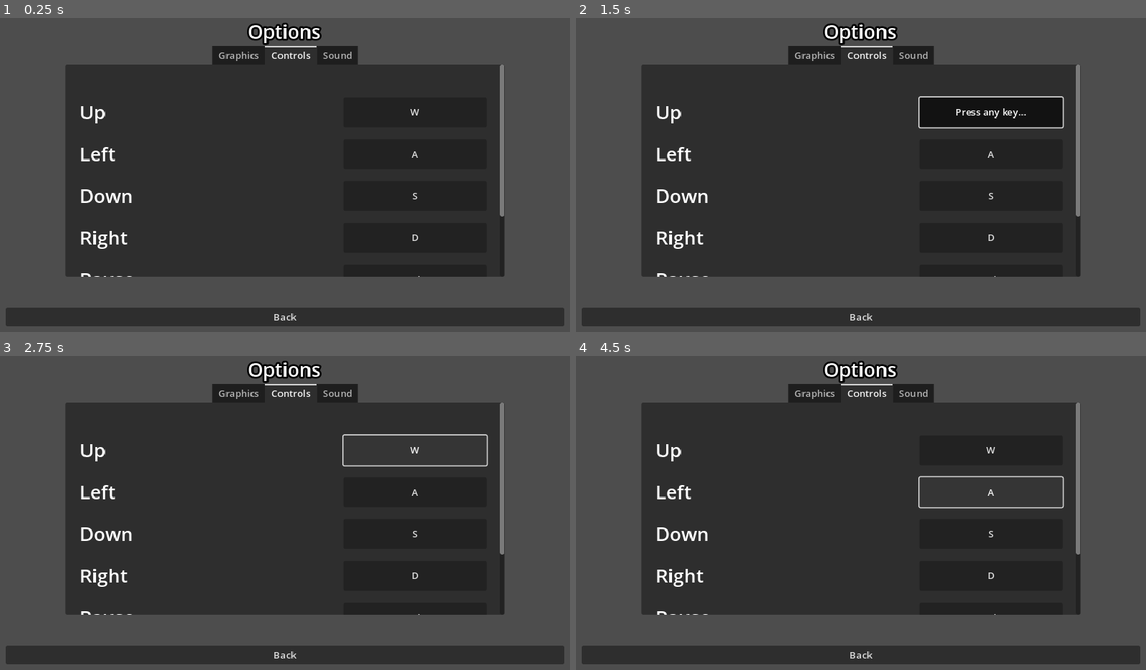
Above: before the commit, frames 1-4 (two rows, left to right).
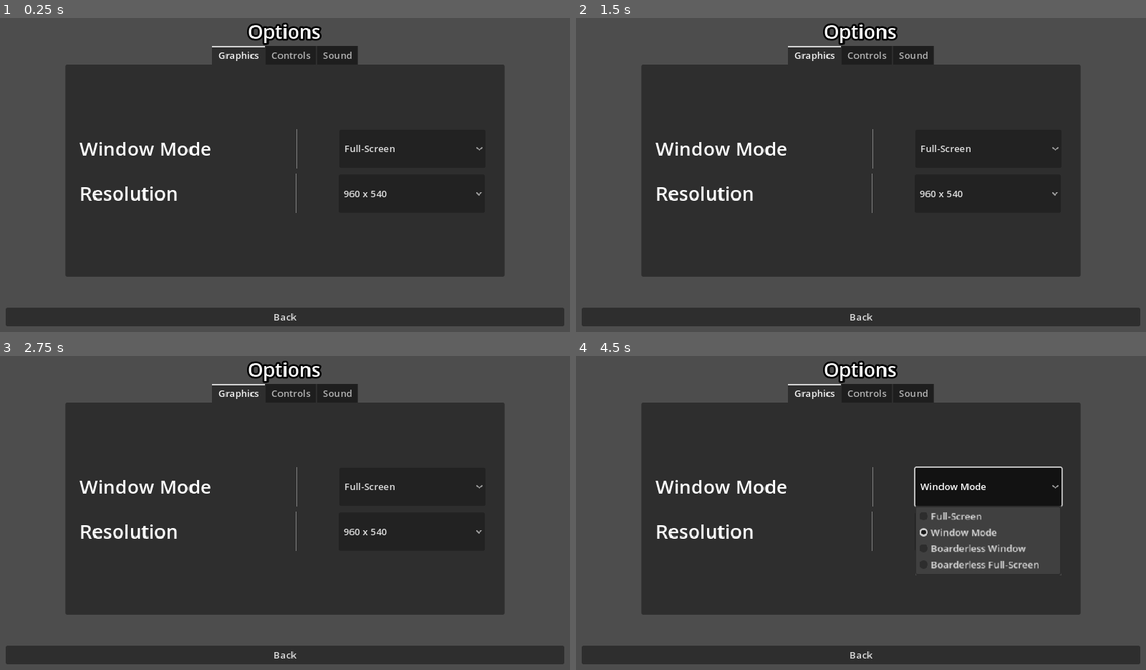
Above: after the commit, the same moments.

Repository: AbridgedDBZ/Project-Decay
Game: Godot game, scene res://Scenes/Menus/options_menu.tscn
The game is run twice, just before and just after one commit, with the same random seed, the same clock (stepped at 60 frames per second) and the same inputs. This scene is started directly instead of the project's main scene.
Inputs (mouse positions are in pixels of both pictures, inside the frame that each line leads up to):
- Up to frame 1 (0.25 s): no input
- Up to frame 2 (1.5 s): click "Back" at 0.5 s; click (992, 112) at 1.25 s, where only the run before the commit has a clickable "W"
- Up to frame 3 (2.75 s): click (416, 450) at 2 s, where only the run before the commit has a clickable "Press any key..."
- Up to frame 4 (4.5 s): click (986, 487) at 2.75 s, where only the run after the commit has a clickable "Full-Screen"; click (986, 531) at 3.5 s, where only the run after the commit has a clickable "960 x 540"; click (986, 487) at 4.25 s, where only the run after the commit has a clickable "Window Mode"

The runs differ from the first frame. In frame 1, 2.1% of the frame differs, in the area x 13-89%, y 8-83%; in frame 2, 4.7%; in frame 3, 2.4%; in frame 4, 8.8%.

Commit message:
created setting save and load files. created 3 new autoloads to help make that happen.

Diff:
--- /dev/null
+++ b/Coding/AutoLoads/save_manager.gd
@@ -0,0 +1,35 @@
+extends Node
+
+const SETTINGS_SAVE_PATH : String = "user://SettingsData.save"
+
+var settings_data_dict : Dictionary = {}
+
+
+func _ready():
+	SettingsSignalBus.set_settings_dictionary.connect(on_settings_save)
+	load_settings_data()
+
+
+func on_settings_save(data : Dictionary) -> void:
+	var save_settings_data_file = FileAccess.open_encrypted_with_pass(SETTINGS_SAVE_PATH, FileAccess.WRITE, "Project-Decay")
+
+	var json_data_string = JSON.stringify(data)
+
+	save_settings_data_file.store_line(json_data_string)
+
+
+
+func load_settings_data() -> void:
+	if not FileAccess.file_exists(SETTINGS_SAVE_PATH):
+		return
+
+	var save_settings_data_file = FileAccess.open_encrypted_with_pass(SETTINGS_SAVE_PATH, FileAccess.READ, "Project-Decay")
+	var loaded_data : Dictionary = {}
+
+	while save_settings_data_file.get_position() < save_settings_data_file.get_length():
+		var json_string = save_settings_data_file.get_line()
+		var json = JSON.new()
+		var _parsed_result = json.parse(json_string)
+
+		loaded_data = json.get_data()
+	SettingsSignalBus.emit_load_settings_data(loaded_data)
--- /dev/null
+++ b/Coding/AutoLoads/settings_data_container.gd
@@ -0,0 +1,93 @@
+extends Node
+
+@onready var DEFAULT_SETTINGS : DefaultSettingsResource = preload("res://Scenes/Resources/Settings/DefaultSettings.tres")
+
+var window_mode_index : int = 0
+var resolution_index : int = 0
+var master_volume : float = 0
+var music_volume : float = 0
+var sfx_volume : float = 0
+
+var loaded_data : Dictionary = {}
+
+
+
+func _ready():
+	handle_signals()
+	create_storage_dictionary()
+
+
+
+func create_storage_dictionary() -> Dictionary:
+	var settings_container_dict : Dictionary = {
+		"window_mode_index" : window_mode_index,
+		"resolution_index" : resolution_index,
+		"master_volume" : master_volume,
+		"music_volume" : music_volume,
+		"sfx_volume" : sfx_volume,
+	}
+	return settings_container_dict
+
+
+
+func get_window_mode_index() -> int:
+	if loaded_data == {}:
+		return DEFAULT_SETTINGS.DEFAULT_WINDOW_MODE_INDEX
+	return window_mode_index
+
+func get_resolution_index() -> int:
+	if loaded_data == {}:
+		return DEFAULT_SETTINGS.DEFAULT_RESOLUTION_INDEX
+	return resolution_index
+
+func get_master_volume() -> float:
+	if loaded_data == {}:
+		return DEFAULT_SETTINGS.DEFAULT_MASTER_VOLUME
+	return master_volume
+
+func get_music_volume() -> float:
+	if loaded_data == {}:
+		return DEFAULT_SETTINGS.DEFAULT_MUSIC_VOLUME
+	return music_volume
+
+func get_sfx_volume() -> float:
+	if loaded_data == {}:
+		return DEFAULT_SETTINGS.DEFAULT_SFX_VOLUME
+	return sfx_volume
+
+
+
+func on_window_mode_selected(index : int) -> void:
+	window_mode_index = index
+
+func on_resolution_selected(index : int) -> void:
+	resolution_index = index
+
+func on_master_sound_set(value : float) -> void:
+	master_volume = value
+
+func on_music_sound_set(value : float) -> void:
+	music_volume = value
+
+func on_sfx_sound_set(value : float) -> void:
+	sfx_volume = value
+
+
+
+func on_settings_data_loaded(data : Dictionary) -> void:
+	loaded_data = data
+	on_window_mode_selected(loaded_data.window_mode_index)
+	on_resolution_selected(loaded_data.resolution_index)
+	on_master_sound_set(loaded_data.master_volume)
+	on_music_sound_set(loaded_data.music_volume)
+	on_sfx_sound_set(loaded_data.sfx_volume)
+
+
+
+func handle_signals() -> void:
+	SettingsSignalBus.on_window_mode_selected.connect(on_window_mode_selected)
+	SettingsSignalBus.on_resolution_selected.connect(on_resolution_selected)
+	SettingsSignalBus.on_master_sound_set.connect(on_master_sound_set)
+	SettingsSignalBus.on_music_sound_set.connect(on_music_sound_set)
+	SettingsSignalBus.on_sfx_sound_set.connect(on_sfx_sound_set)
+	SettingsSignalBus.load_settings_data.connect(on_settings_data_loaded)
--- /dev/null
+++ b/Coding/AutoLoads/settings_signal_bus.gd
@@ -0,0 +1,34 @@
+extends Node
+
+signal on_window_mode_selected(index : int)
+signal on_resolution_selected(index : int)
+signal on_master_sound_set(value : float)
+signal on_music_sound_set(value : float)
+signal on_sfx_sound_set(value : float)
+
+signal set_settings_dictionary(setting_dict : Dictionary)
+signal load_settings_data(settings_dict : Dictionary)
+
+
+func emit_on_window_mode_selected(index : int) -> void:
+	on_window_mode_selected.emit(index)
+
+func emit_on_resolution_selected(index : int) -> void:
+	on_resolution_selected.emit(index)
+
+func emit_on_master_sound_set(value : float) -> void:
+	on_master_sound_set.emit(value)
+
+func emit_on_music_sound_set(value : float) -> void:
+	on_music_sound_set.emit(value)
+
+func emit_on_sfx_sound_set(value : float) -> void:
+	on_sfx_sound_set.emit(value)
+
+
+
+func emit_settings_dictionary(setting_dict : Dictionary) -> void:
+	set_settings_dictionary.emit(setting_dict)
+
+func emit_load_settings_data(settings_dict : Dictionary) -> void:
+	load_settings_data.emit(settings_dict)
--- a/Coding/Menus/audio_slider_settings.gd
+++ b/Coding/Menus/audio_slider_settings.gd
@@ -11,23 +11,47 @@
 func _ready():
 	h_slider.value_changed.connect(on_value_changed)
 	get_bus_name_by_index()
+	load_data()
 	set_name_label_text()
 	set_slider_value()
 
-func set_name_label_text() ->void:
+
+func load_data() -> void:
+	match bus_name:
+		"Master":
+			on_value_changed(SettingsDataContainer.get_master_volume())
+		"Music":
+			on_value_changed(SettingsDataContainer.get_music_volume())
+		"SFx":
+			on_value_changed(SettingsDataContainer.get_sfx_volume())
+
+
+
+func set_name_label_text() -> void:
 	audio_name_lbl.text = str(bus_name) + " Volume"
-
 
 func set_audio_num_label_text() -> void:
 	audio_num_lbl.text = str(h_slider.value * 100) + "%"
 
-func get_bus_name_by_index() ->void:
+func get_bus_name_by_index() -> void:
 	bus_index = AudioServer.get_bus_index(bus_name)
+
+
 
 func set_slider_value() -> void:
 	h_slider.value = db_to_linear(AudioServer.get_bus_volume_db(bus_index))
 	set_audio_num_label_text()
 
+
+
 func on_value_changed(value : float) -> void:
 	AudioServer.set_bus_volume_db(bus_index, linear_to_db(value))
 	set_audio_num_label_text()
+
+	match bus_index:
+		0:
+			SettingsSignalBus.emit_on_master_sound_set(value)
+		1:
+			SettingsSignalBus.emit_on_music_sound_set(value)
+		2:
+			SettingsSignalBus.emit_on_sfx_sound_set(value)
--- a/Coding/Menus/options_menu.gd
+++ b/Coding/Menus/options_menu.gd
@@ -8,4 +8,5 @@
 	set_process(false)
 
 func _on_exit_options_menu_button_pressed():
+	SettingsSignalBus.emit_settings_dictionary(SettingsDataContainer.create_storage_dictionary())
 	set_process(false)
--- a/Coding/Menus/resolution_mode_button.gd
+++ b/Coding/Menus/resolution_mode_button.gd
@@ -12,10 +12,20 @@
 func _ready():
 	add_resolution_items()
 	option_button.item_selected.connect(on_resolution_selected)
+	load_data()
+
+
+
+func load_data() -> void:
+	on_resolution_selected(SettingsDataContainer.get_resolution_index())
+	option_button.select(SettingsDataContainer.get_resolution_index())
+
+
 
 func add_resolution_items() -> void:
 	for resolution_size_text in RESOLUTION_DICTIONARY:
 		option_button.add_item(resolution_size_text)
 
 func on_resolution_selected(index : int) -> void:
+	SettingsSignalBus.emit_on_resolution_selected(index)
 	DisplayServer.window_set_size(RESOLUTION_DICTIONARY.values()[index])
--- a/Coding/Menus/window_mode_button.gd
+++ b/Coding/Menus/window_mode_button.gd
@@ -9,9 +9,17 @@
 	"Boarderless Full-Screen"
 ]
 
+
 func _ready():
 	add_window_mode_items()
 	option_button.item_selected.connect(on_window_mode_selected)
+	load_data()
+
+
+func load_data() -> void:
+	on_window_mode_selected(SettingsDataContainer.get_window_mode_index())
+	option_button.select(SettingsDataContainer.get_window_mode_index())
+
 
 func add_window_mode_items() -> void:
 	for window_mode in WINDOW_MODE_ARRAY:
@@ -19,6 +27,7 @@
 
 
 func on_window_mode_selected(index : int) -> void:
+	SettingsSignalBus.emit_on_window_mode_selected(index)
 	match index:
 		0: #Full-Screen Mode
 			DisplayServer.window_set_mode(DisplayServer.WINDOW_MODE_FULLSCREEN)
--- a/Scenes/Menus/settings_tab_container.tscn
+++ b/Scenes/Menus/settings_tab_container.tscn
@@ -31,10 +31,8 @@
 grow_horizontal = 2
 grow_vertical = 2
 tab_alignment = 1
-current_tab = 1
 
 [node name="Graphics" type="TabBar" parent="TabContainer"]
-visible = false
 layout_mode = 2
 
 [node name="MarginContainer2" type="MarginContainer" parent="TabContainer/Graphics"]
@@ -119,7 +117,6 @@
 theme_override_styles/separator = SubResource("StyleBoxEmpty_fahsl")
 
 [node name="Sound" type="TabBar" parent="TabContainer"]
-visible = false
 layout_mode = 2
 
 [node name="MarginContainer2" type="MarginContainer" parent="TabContainer/Sound"]
--- /dev/null
+++ b/Scenes/Resources/Settings/DefaultSettings.tres
@@ -0,0 +1,6 @@
+[gd_resource type="Resource" script_class="DefaultSettingsResource" load_steps=2 format=3 uid="uid://7ymcyw5qrvs4"]
+
+[ext_resource type="Script" path="res://Scenes/Resources/Settings/settingsresource.gd" id="1_6ax55"]
+
+[resource]
+script = ExtResource("1_6ax55")
--- /dev/null
+++ b/Scenes/Resources/Settings/settingsresource.gd
@@ -0,0 +1,8 @@
+class_name DefaultSettingsResource
+extends Resource
+
+const DEFAULT_WINDOW_MODE_INDEX : int = 0
+const DEFAULT_RESOLUTION_INDEX : int = 0
+const DEFAULT_MASTER_VOLUME : float = 0
+const DEFAULT_MUSIC_VOLUME : float = 0
+const DEFAULT_SFX_VOLUME : float = 0
--- a/project.godot
+++ b/project.godot
@@ -21,6 +21,9 @@
 [autoload]
 
 globala="*res://Coding/AutoLoads/globala.gd"
+SettingsSignalBus="*res://Coding/AutoLoads/settings_signal_bus.gd"
+SettingsDataContainer="*res://Coding/AutoLoads/settings_data_container.gd"
+SaveManager="*res://Coding/AutoLoads/save_manager.gd"
 
 [display]
 
